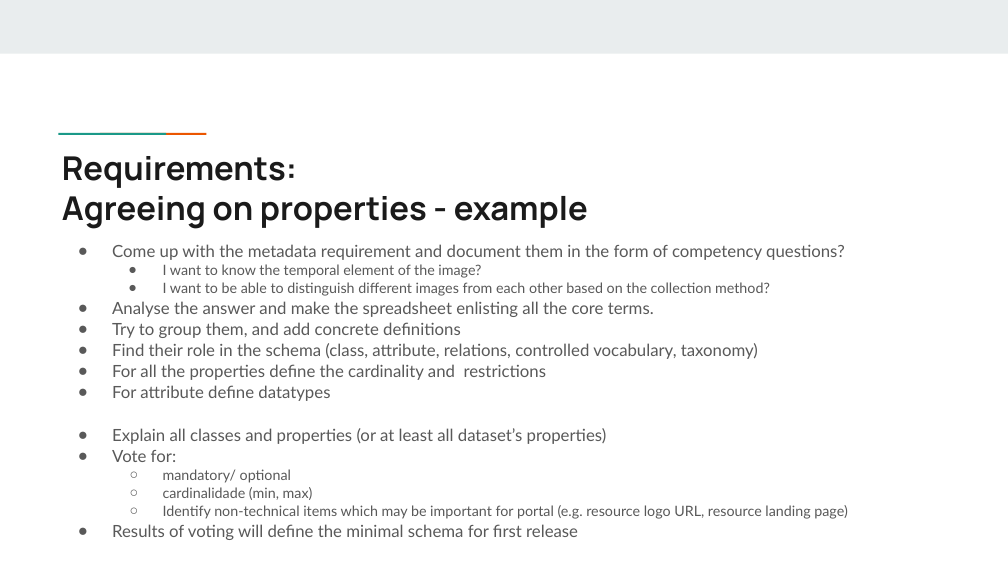
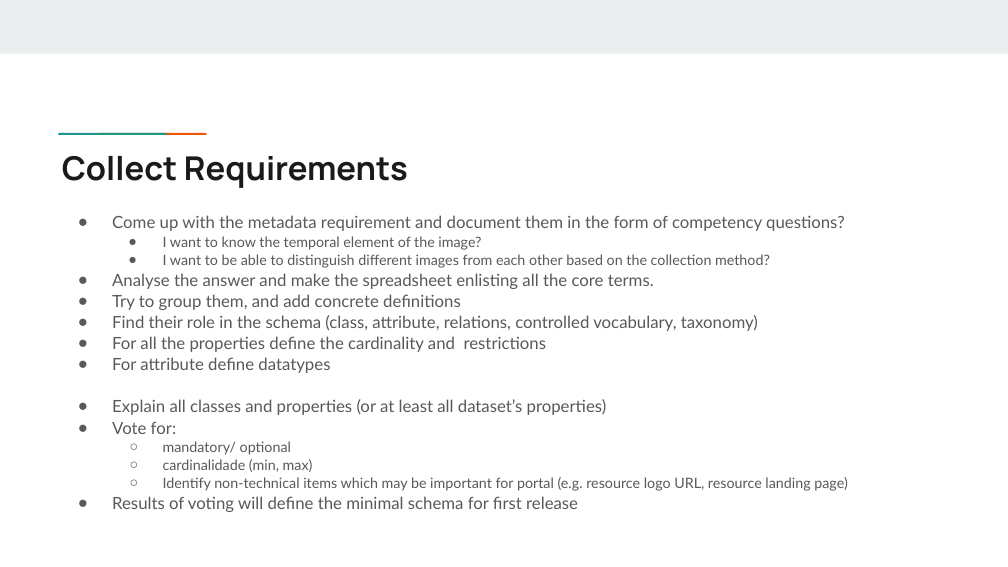
Before and after one commit to Health-RI/health-ri-metadata, a slide deck: slide 16 of Presentations/HRI_Metadata_Schema_ImagingGroup_KickOff (1).pptx (slide 15 before the commit). Drawn at 1008x567 pixels with LibreOffice and Linux fonts; fonts in the diff are those of the drawing. Boxes give left, top, right and bottom in pixels: in the first picture for what was removed or moved away, otherwise in the second. Text is boxed around its words. In the diff, an @@ line names an element or a change of style, - is before the commit and + after.

```diff
--- a/Presentations/HRI_Metadata_Schema_ImagingGroup_KickOff (1).pptx
+++ b/Presentations/HRI_Metadata_Schema_ImagingGroup_KickOff (1).pptx
@@ title at bbox=[62, 156, 408, 188]: text changed @@
-Requirements:
-Agreeing on properties - example
+Collect Requirements
@@ text "Come up with the metadata ...": place and size @@
-text "Come up with the metadata ..." at bbox=[112, 244, 847, 540]
+text "Come up with the metadata ..." at bbox=[112, 215, 847, 512]
```
Also in this commit, not shown: 6 other slides changed.
